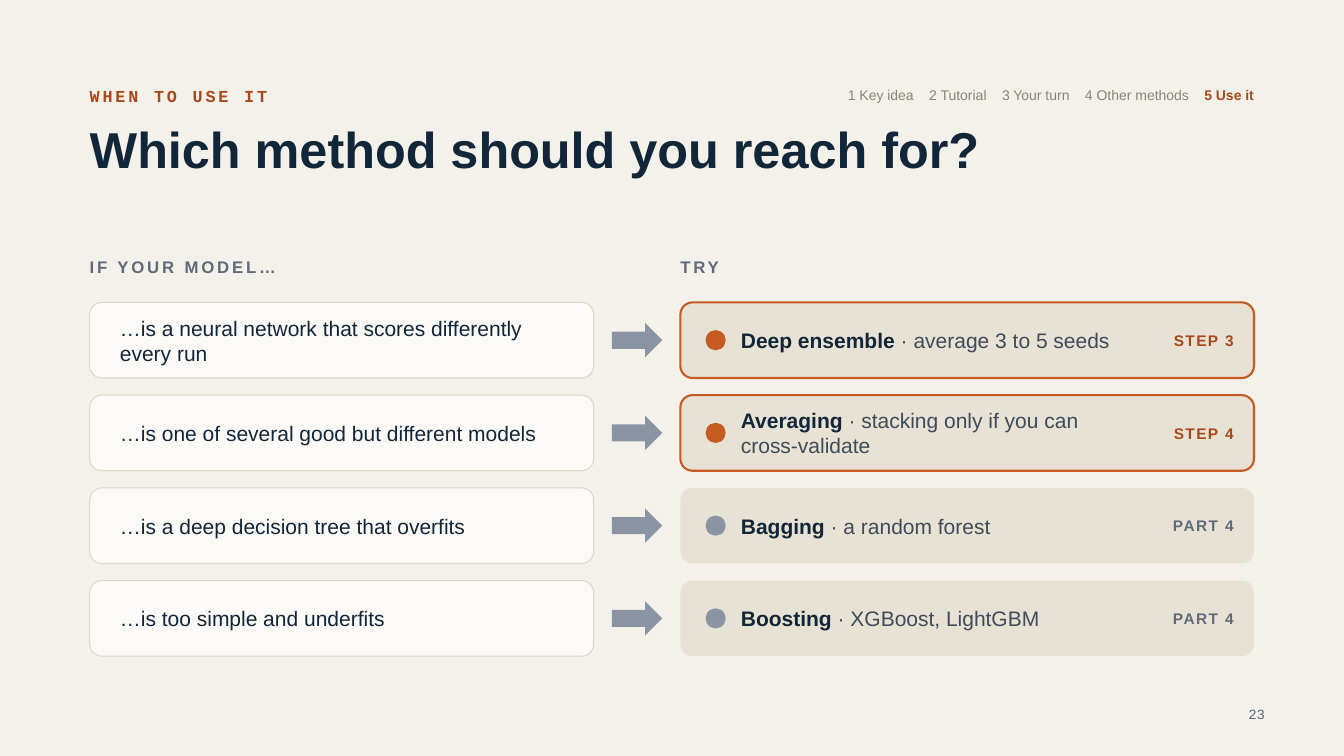
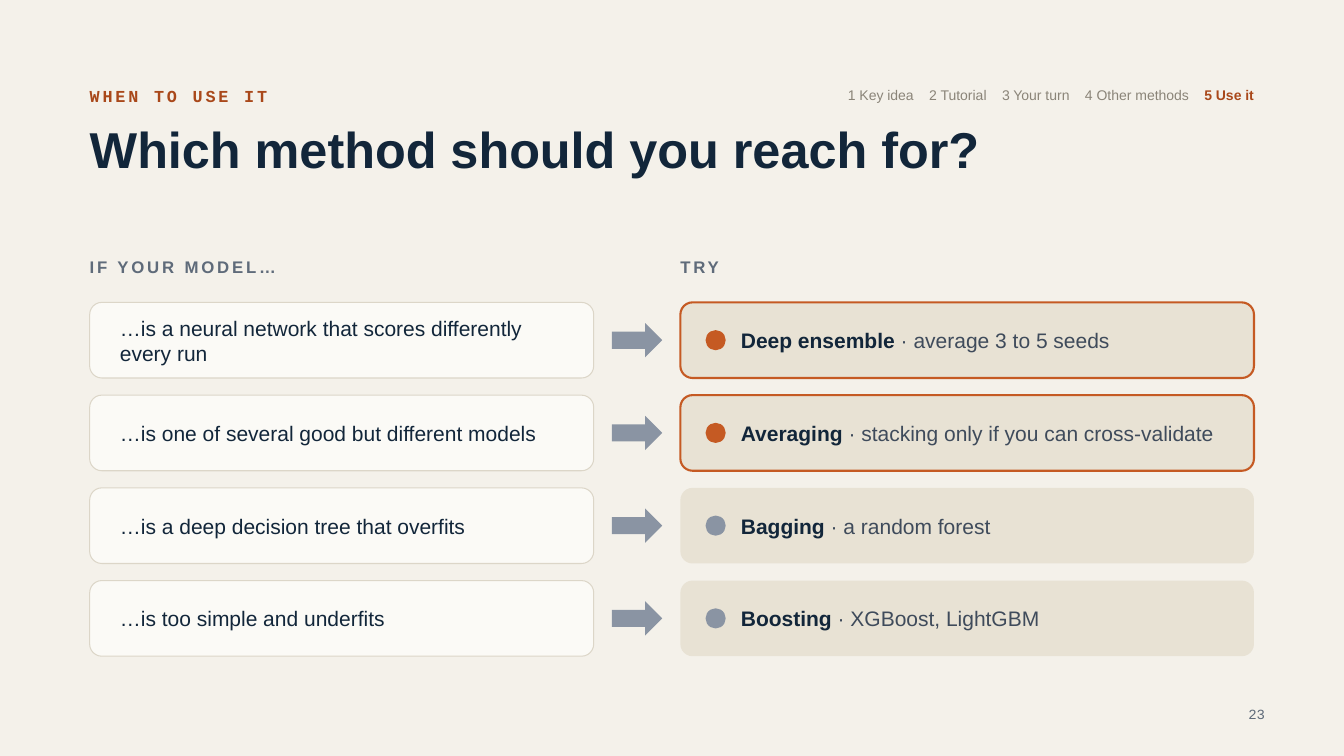
Before and after one commit to damianlapenavidal/ensemble-workshop, a slide deck: slide 23 of slides/ensemble-workshop.pptx. Drawn at 1344x756 pixels with LibreOffice and Linux fonts; fonts in the diff are those of the drawing. Boxes give left, top, right and bottom in pixels: in the first picture for what was removed or moved away, otherwise in the second. Text is boxed around its words. In the diff, an @@ line names an element or a change of style, - is before the commit and + after.

```diff
--- a/slides/ensemble-workshop.pptx
+++ b/slides/ensemble-workshop.pptx
@@ text removed at (1174, 335, 1234, 346) @@
-STEP 3
@@ text "Averaging · stacking only if ..." rewrapped from (741, 412, 1078, 453) to (741, 425, 1213, 445) @@
@@ text removed at (1174, 428, 1234, 439) @@
-STEP 4
@@ text removed at (1173, 520, 1234, 531) @@
-PART 4
@@ text removed at (1173, 613, 1234, 624) @@
-PART 4
```
Also in this commit, not shown: 2 other slides changed, 2 slides removed, 3 other files.
